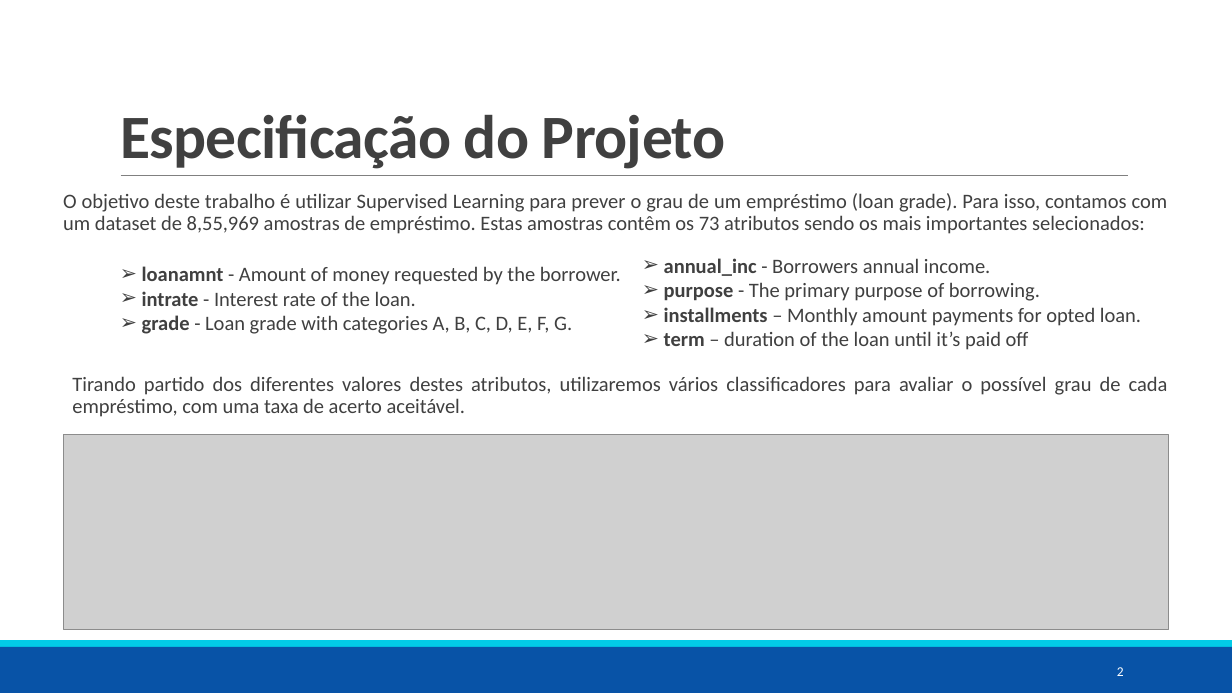
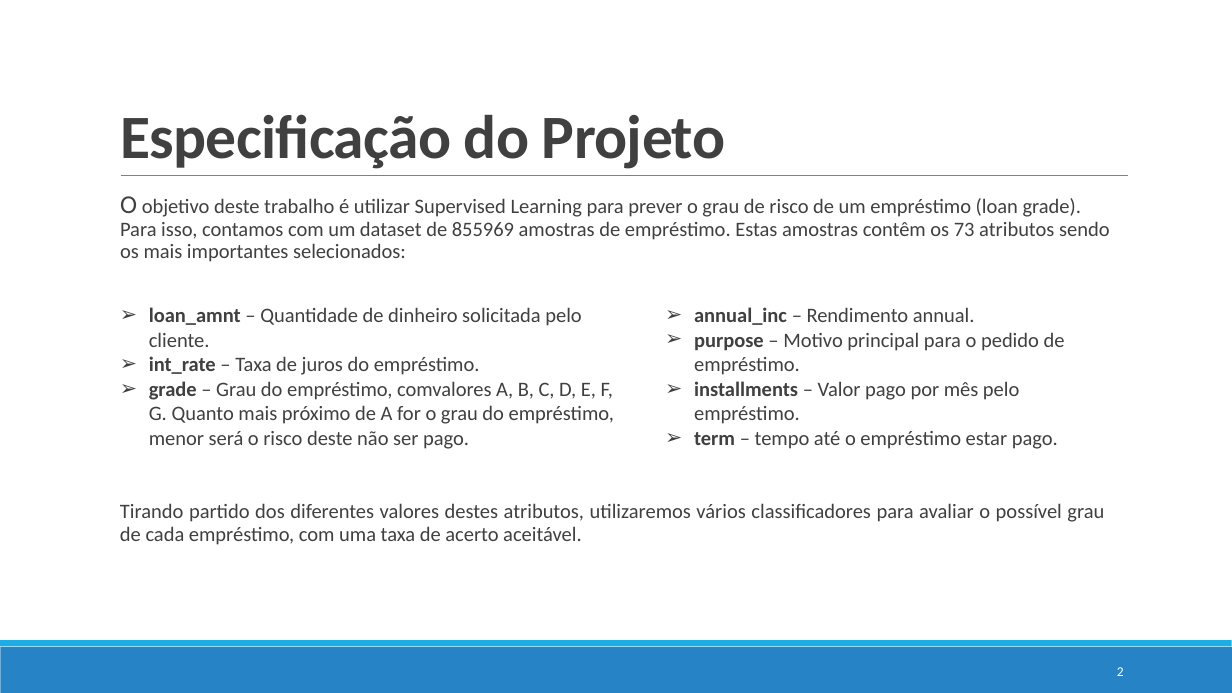
Before and after one commit to pedrovponte/IART-g39, a slide deck: slide 2 of proj2/docs/checkpoint.pptx. Drawn at 1232x693 pixels with LibreOffice and Linux fonts; fonts in the diff are those of the drawing; grey boxes stand for pictures. Boxes give left, top, right and bottom in pixels: in the first picture for what was removed or moved away, otherwise in the second. Text is boxed around its words. In the diff, an @@ line names an element or a change of style, - is before the commit and + after.

```diff
--- a/proj2/docs/checkpoint.pptx
+++ b/proj2/docs/checkpoint.pptx
@@ rectangle removed at <box>0,0,1232,640</box> @@
@@ text at <box>120,196,1109,262</box>: text changed @@
-O objetivo deste trabalho é utilizar Supervised Learning para prever o grau de um empréstimo (loan grade). Para isso, contamos com um dataset de 8,55,969 amostras de empréstimo. Estas amostras contêm os 73 atributos sendo os mais importantes selecionados:
-  Tirando partido dos diferentes valores destes atributos, utilizaremos vários classificadores para avaliar o possível grau de cada empréstimo, com uma taxa de acerto aceitável.
+  O objetivo deste trabalho é utilizar Supervised Learning para prever o grau de risco de um empréstimo (loan grade). Para isso, contamos com um dataset de 855969 amostras de empréstimo. Estas amostras contêm os 73 atributos sendo os mais importantes selecionados:
@@ text removed at <box>142,266,621,334</box> @@
-➢ loanamnt - Amount of money requested by the borrower.
-➢ intrate - Interest rate of the loan.
-➢ grade - Loan grade with categories A, B, C, D, E, F, G.
@@ text removed at <box>664,258,1141,350</box> @@
-➢ annual_inc - Borrowers annual income.
-➢ purpose - The primary purpose of borrowing.
-➢ installments – Monthly amount payments for opted loan.
-➢ term – duration of the loan until it’s paid off
@@ text added at <box>149,307,1065,449</box>, 16 pt, text #404040 @@
+➢ loan_amnt – Quantidade de dinheiro solicitada pelo cliente.
+➢ int_rate – Taxa de juros do empréstimo.
+➢ grade – Grau do empréstimo, comvalores A, B, C, D, E, F, G. Quanto mais próximo de A for o grau do empréstimo, menor será o risco deste não ser pago.
+  ➢ annual_inc – Rendimento annual.
+  ➢ purpose – Motivo principal para o pedido de empréstimo.
+  ➢ installments – Valor pago por mês pelo empréstimo.
+  ➢ term – tempo até o empréstimo estar pago.
@@ picture removed at <box>63,435,1169,629</box> @@
@@ text added at <box>120,503,1104,545</box>, 16 pt, text #404040 @@
+Tirando partido dos diferentes valores destes atributos, utilizaremos vários classificadores para avaliar o possível grau de cada empréstimo, com uma taxa de acerto aceitável.
@@ rectangle removed at <box>0,640,1232,647</box> @@
@@ rectangle removed at <box>0,647,1232,693</box> @@
@@ rectangle added at <box>0,647,1232,693</box>, fill #2683C6 @@
@@ rectangle added at <box>0,640,1232,647</box>, fill #1CADE4 @@
@@ page number at <box>1117,667,1124,676</box>: less space between paragraphs @@
```
Also in this commit, not shown: 4 other slides changed.
